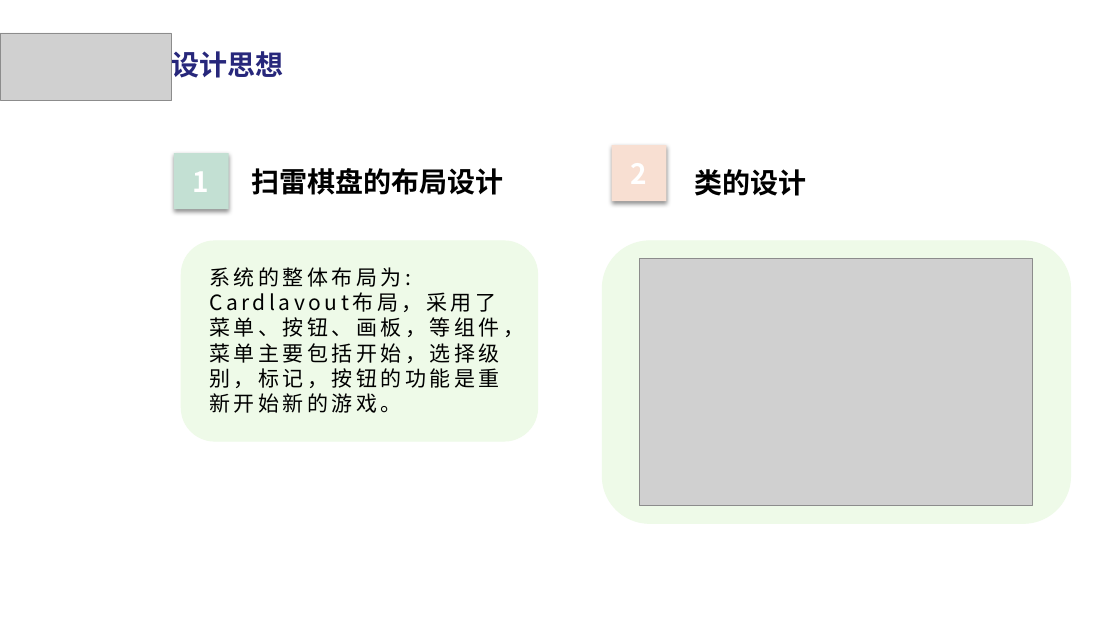
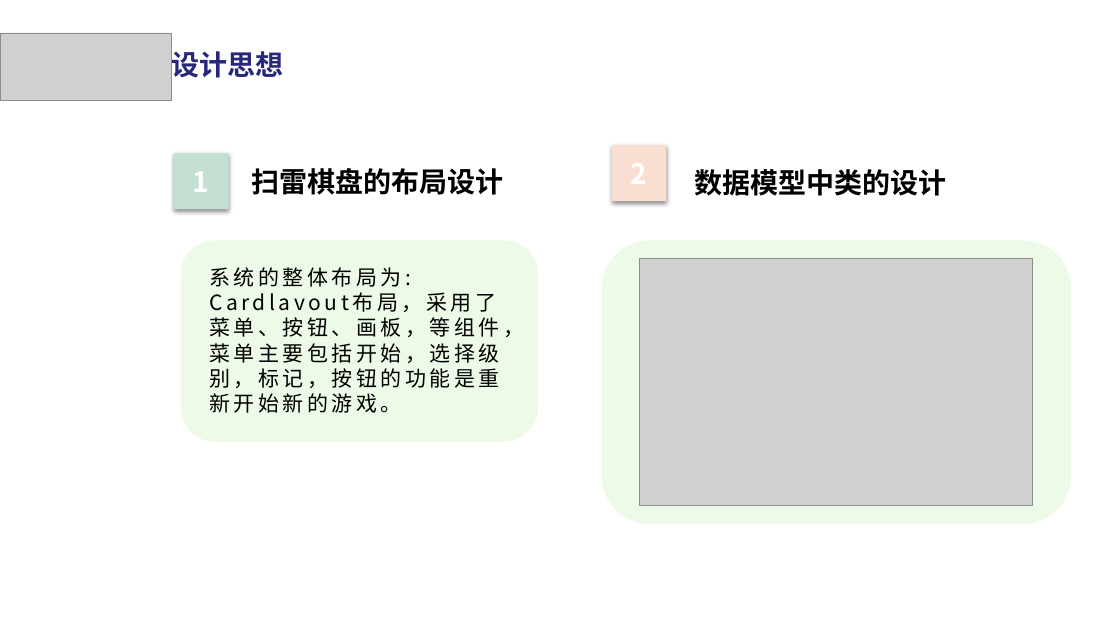
Before and after one commit to uesugieriislf/mineSweeping, a slide deck: slide 12 of doc/扫雷.pptx. Drawn at 1120x630 pixels with LibreOffice and Linux fonts; fonts in the diff are those of the drawing; grey boxes stand for pictures. Boxes give left, top, right and bottom in pixels: in the first picture for what was removed or moved away, otherwise in the second. Text is boxed around its words. In the diff, an @@ line names an element or a change of style, - is before the commit and + after.

```diff
--- a/doc/扫雷.pptx
+++ b/doc/扫雷.pptx
@@ text at [695, 169, 947, 196]: text changed @@
-类的设计
+数据模型中类的设计
```
Also in this commit, not shown: 5 other slides changed, 1 other file.
